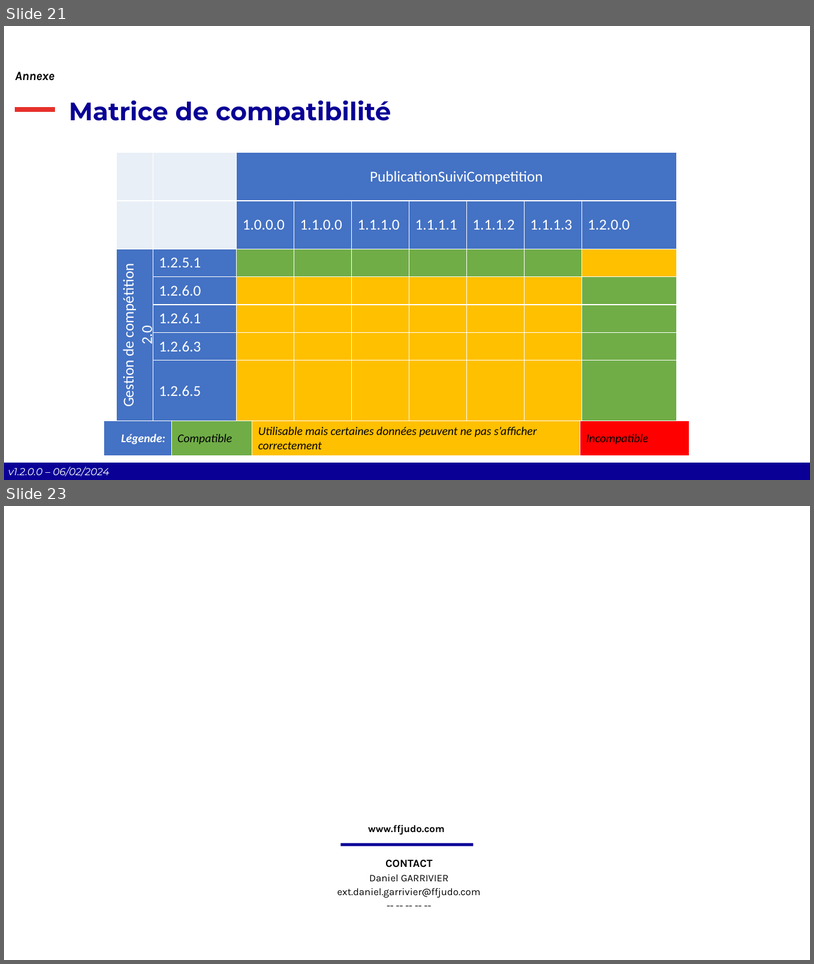
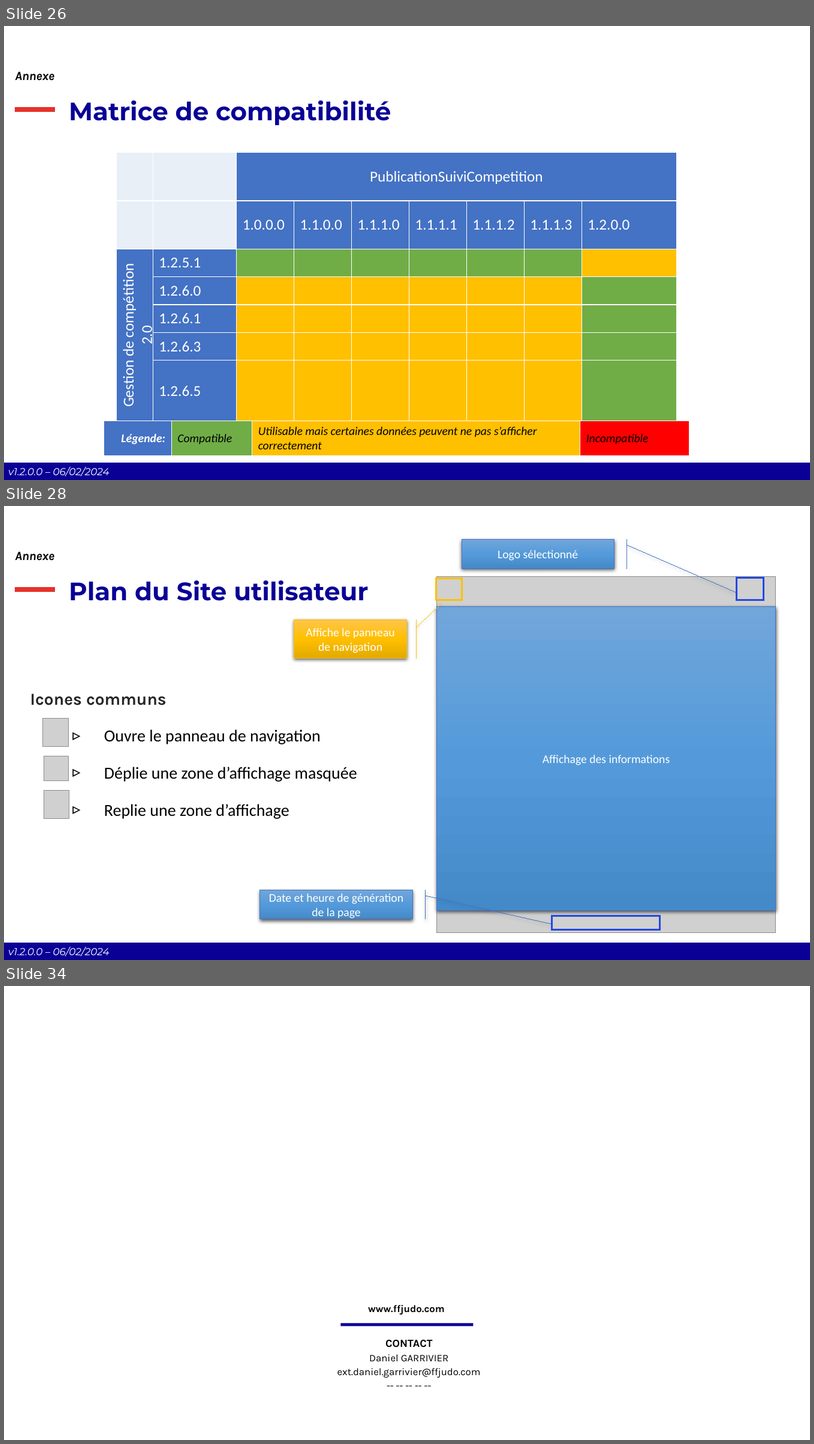
Before and after one commit to Comite-Rhone-Judo/PublicationSuiviCompetition, a slide deck: AppPublication/Documentation/PublicationSuiviCompetition - Manuel d'utilisation.pptx. Shown one above the other, each under a label of ours: slides 21 and 23 before the commit, slides 26, 28 and 34 after it; the slides between them are not shown. The pictures are 814x964 and 814x1444 pixels, drawn with LibreOffice and Linux fonts; fonts in the diff are those of the drawing; grey boxes stand for pictures; background and template pictures are left out. Boxes give left, top, right and bottom in pixels: in the first picture for what was removed or moved away, otherwise in the second. Text is boxed around its words. In the diff, an @@ line names an element or a change of style, - is before the commit and + after.

```diff
--- a/AppPublication/Documentation/PublicationSuiviCompetition - Manuel d'utilisation.pptx
+++ b/AppPublication/Documentation/PublicationSuiviCompetition - Manuel d'utilisation.pptx
@@ slide 28 added at [4, 506, 810, 960], background #FFFFFF; not listed: 4 template elements that a slide beside it also shows @@
@@ accent border callout added at [462, 539, 615, 568], fill gradient #71A6DB to #559BDB to #448ACA, outline #4472C4 0.75 pt, 14 pt, text #FFFFFF @@
+Logo sélectionné
@@ text added at [15, 552, 54, 561], 15 pt, text #000000, bold, italic @@
+Annexe
@@ picture added at [437, 577, 777, 933] @@
@@ rectangle added at [737, 577, 764, 600], outline #2349E3 2.25 pt @@
@@ title added at [69, 580, 368, 601], 30 pt, text #090095, bold @@
+Plan du Site utilisateur
@@ rectangle added at [436, 578, 462, 600], outline #FFC000 2.25 pt @@
@@ rectangle added at [437, 606, 777, 910], fill gradient #71A6DB to #559BDB to #448ACA, outline #4472C4 0.75 pt, 14 pt, text #FFFFFF @@
+Affichage des informations
@@ accent border callout added at [294, 620, 408, 658], fill gradient #FFC64B to #FFC000 to #E3AB00, outline #FFC000 0.75 pt, 14 pt, text #FFFFFF @@
+Affiche le panneau de navigation
@@ text added at [30, 694, 357, 819], 20 pt, text #000000 @@
+Icones communs
+  ▹ Ouvre le panneau de navigation
+  ▹ Déplie une zone d’affichage masquée
+  ▹ Replie une zone d’affichage
@@ picture added at [43, 718, 69, 746] @@
@@ picture added at [44, 756, 68, 780] @@
@@ picture added at [44, 790, 69, 818] @@
@@ accent border callout added at [260, 890, 414, 919], fill gradient #71A6DB to #559BDB to #448ACA, outline #4472C4 0.75 pt, 14 pt, text #FFFFFF @@
+Date et heure de génération de la page
@@ rectangle added at [552, 916, 660, 930], outline #2349E3 2.25 pt @@
@@ what was slide 21 is now slide 26 @@
@@ what was slide 23 is now slide 34 @@
```
Also in this commit, not shown: 6 slides changed, 11 other slides added, 1 slide removed, 8 other files.
